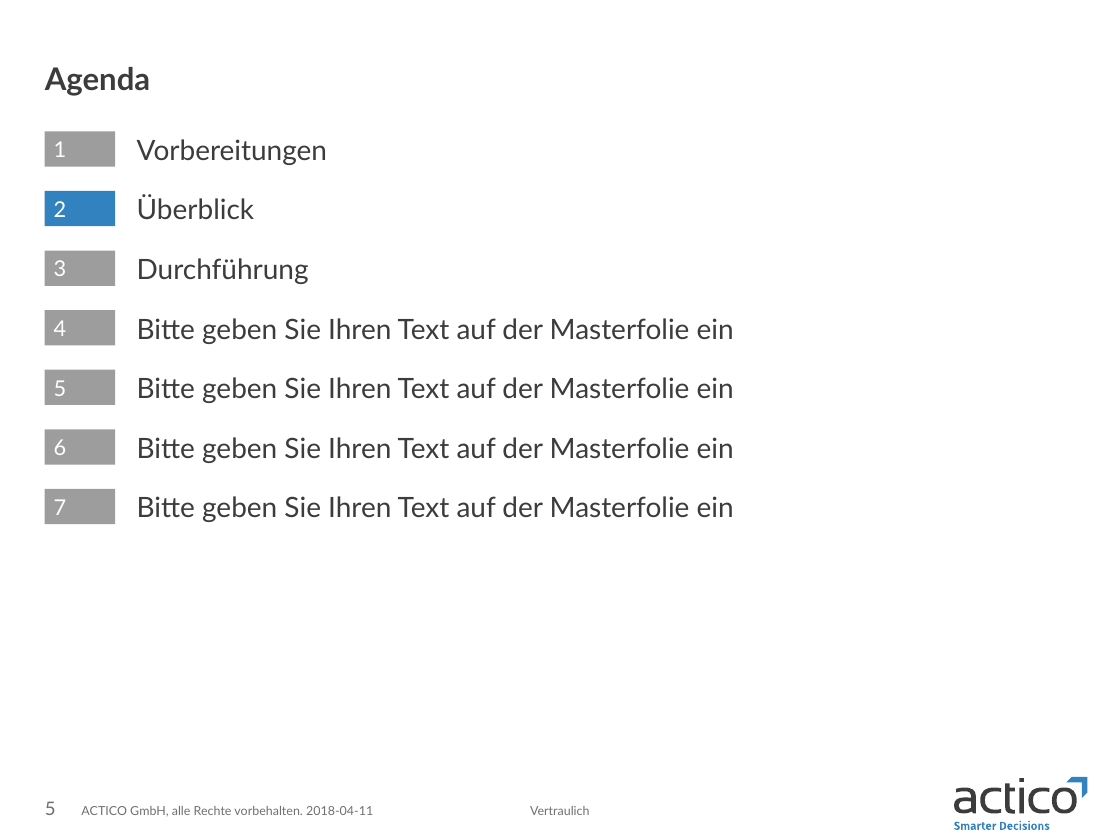
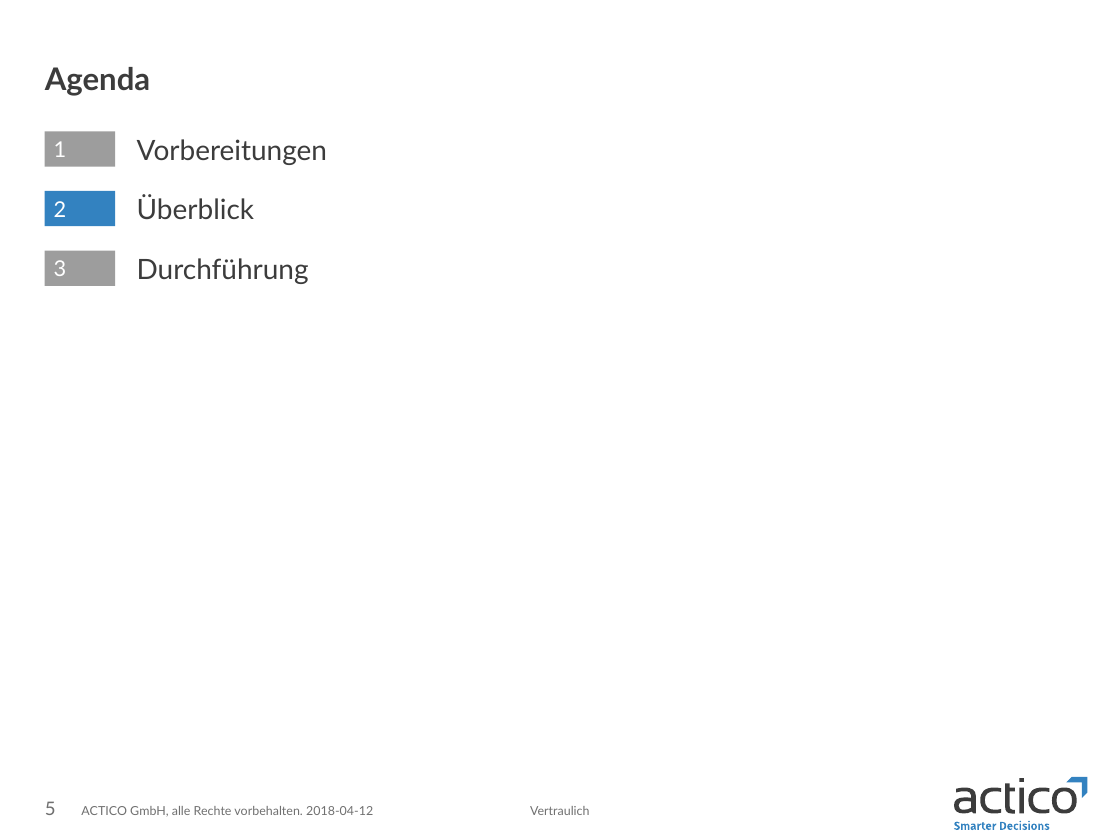
Before and after one commit to ni851ste/actico-code-challenge-wolf, a slide deck: slide 5 of media/powerpoint.pptx. Drawn at 1120x840 pixels with LibreOffice and Linux fonts; fonts in the diff are those of the drawing. Boxes give left, top, right and bottom in pixels: in the first picture for what was removed or moved away, otherwise in the second. Text is boxed around its words. In the diff, an @@ line names an element or a change of style, - is before the commit and + after.

```diff
--- a/media/powerpoint.pptx
+++ b/media/powerpoint.pptx
@@ rectangle removed at (45,310,115,345) @@
-4
@@ text removed at (137,318,734,344) @@
-Bitte geben Sie Ihren Text auf der Masterfolie ein
@@ rectangle removed at (45,370,115,404) @@
-5
@@ text removed at (137,377,734,403) @@
-Bitte geben Sie Ihren Text auf der Masterfolie ein
@@ rectangle removed at (45,429,115,464) @@
-6
@@ text removed at (137,437,734,463) @@
-Bitte geben Sie Ihren Text auf der Masterfolie ein
@@ rectangle removed at (45,489,115,524) @@
-7
@@ text removed at (137,496,734,522) @@
-Bitte geben Sie Ihren Text auf der Masterfolie ein
@@ text at (81,806,373,816): text changed @@
-ACTICO GmbH, alle Rechte vorbehalten. 2018-04-11
+ACTICO GmbH, alle Rechte vorbehalten. 2018-04-12
```
Also in this commit, not shown: 9 other slides changed, 2 slides added, 4 slides removed.
